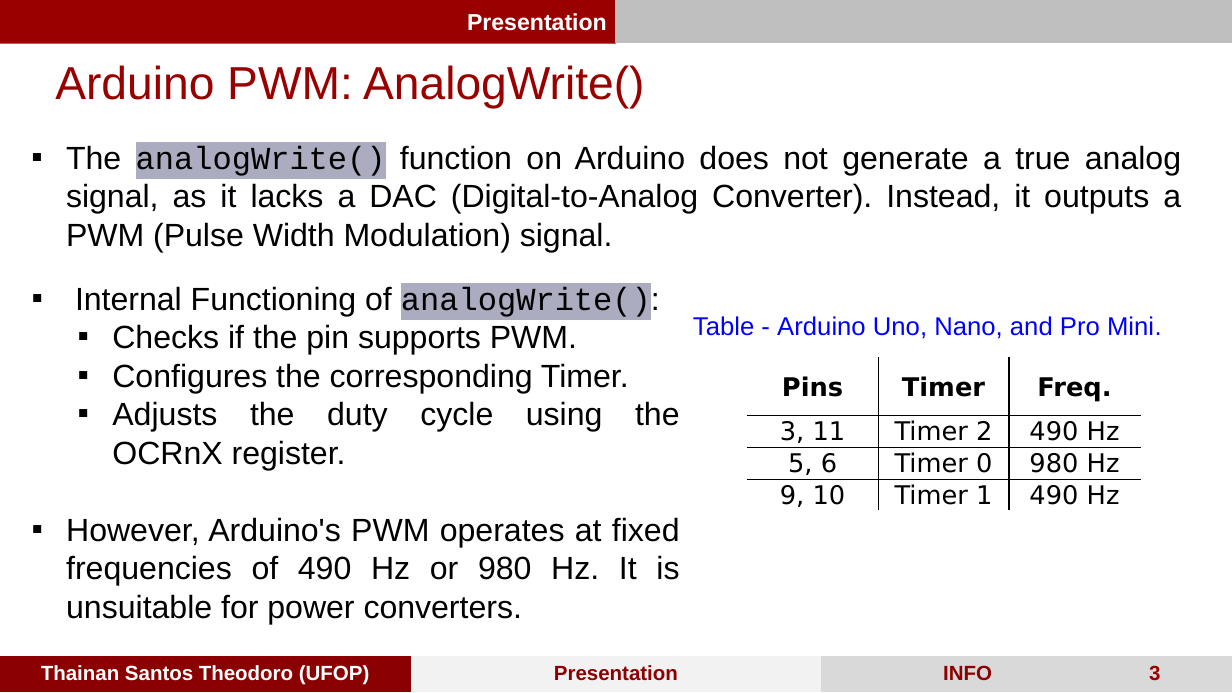
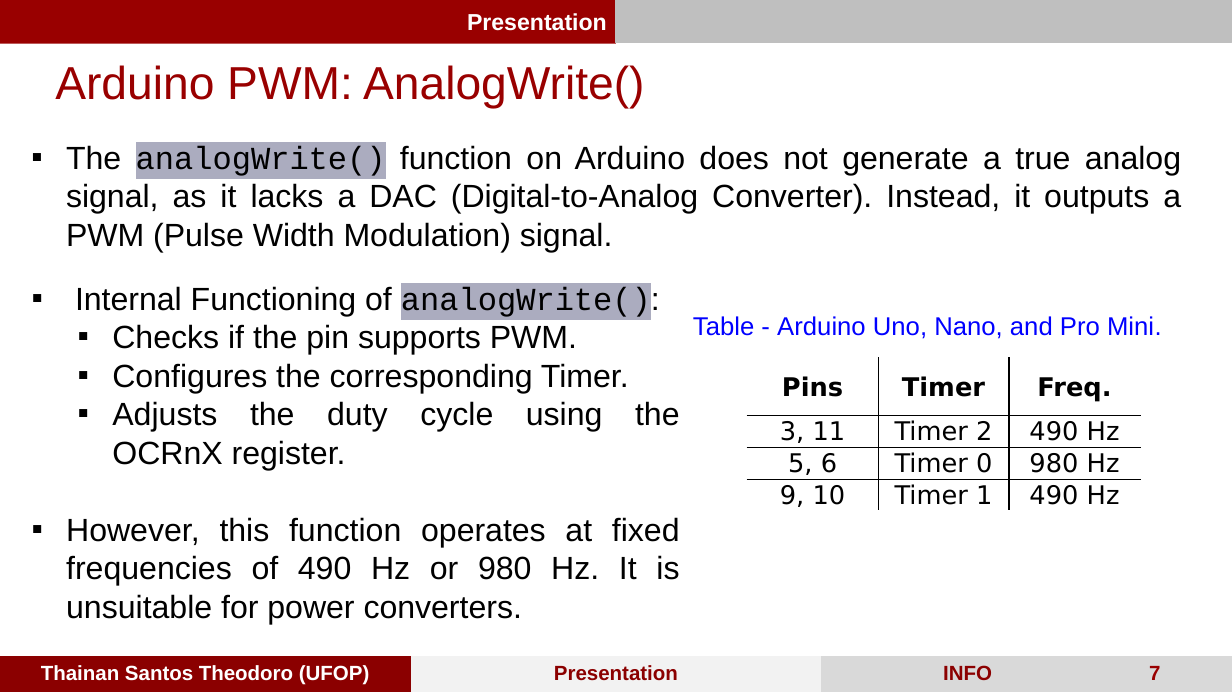
Before and after one commit to ThainanST/sPWM_arduino, a slide deck: slide 7 of Arduino PWM.pptx (slide 3 before the commit). Drawn at 1232x693 pixels with LibreOffice and Linux fonts; fonts in the diff are those of the drawing. Boxes give left, top, right and bottom in pixels: in the first picture for what was removed or moved away, otherwise in the second. Text is boxed around its words. In the diff, an @@ line names an element or a change of style, - is before the commit and + after.

```diff
--- a/Arduino PWM.pptx
+++ b/Arduino PWM.pptx
@@ text at <box>66,517,680,624</box>: text changed @@
-▪ However, Arduino's PWM operates at fixed frequencies of 490 Hz or 980 Hz. It is unsuitable for power converters.
+▪ However, this function operates at fixed frequencies of 490 Hz or 980 Hz. It is unsuitable for power converters.
@@ page number at <box>1149,666,1160,680</box>: text changed @@
-3
+7
```
Also in this commit, not shown: 14 other slides changed, 26 slides added, 3 slides removed, 50 other files.
